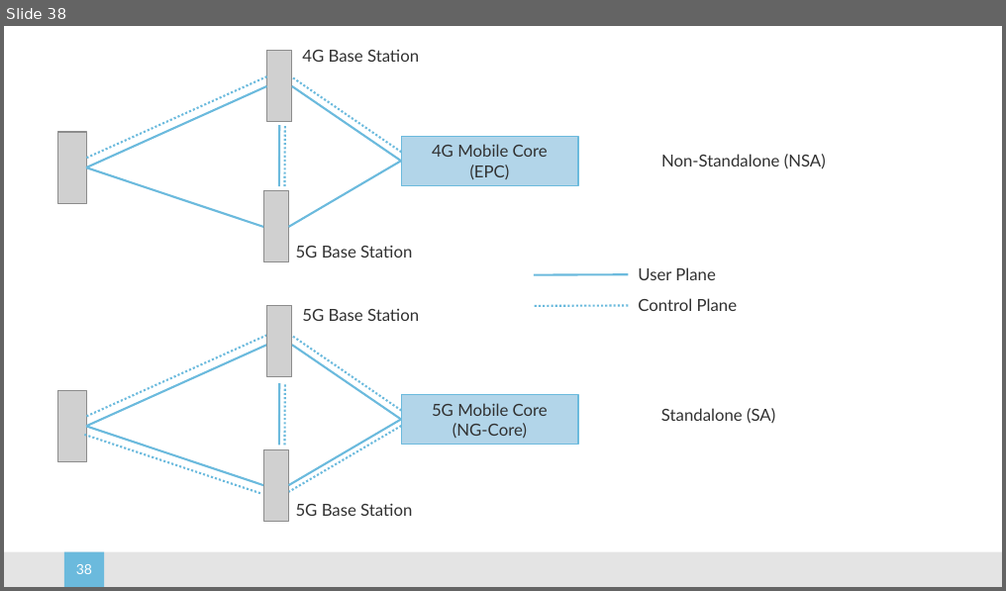
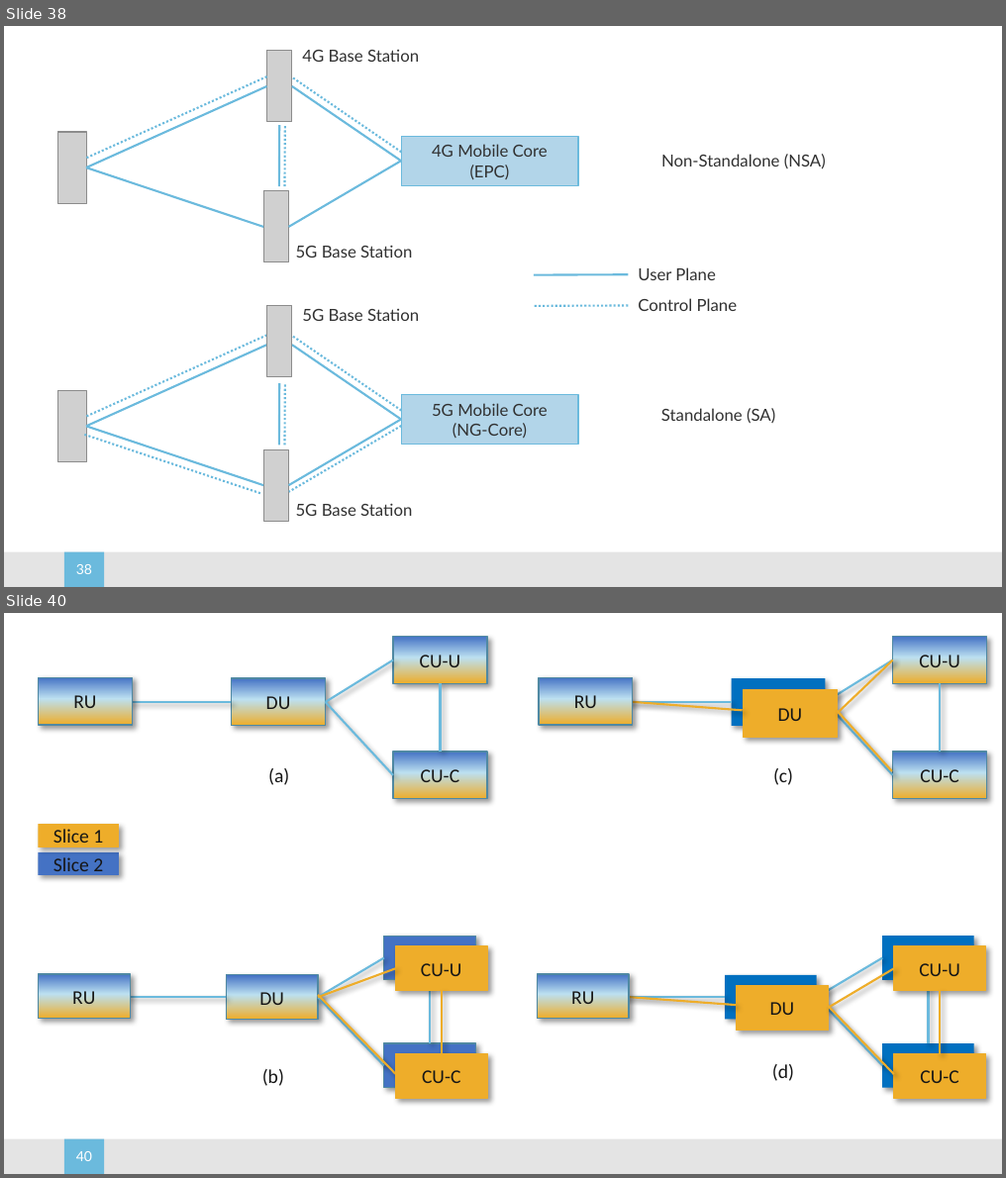
Before and after one commit to SystemsApproach/5G, a slide deck: figures.pptx. Shown one above the other, each under a label of ours: slide 38 before the commit, slides 38 and 40 after it; the slides between them are not shown. The pictures are 1006x591 and 1006x1178 pixels, drawn with LibreOffice and Linux fonts; fonts in the diff are those of the drawing; grey boxes stand for pictures; background and template pictures are left out. Boxes give left, top, right and bottom in pixels: in the first picture for what was removed or moved away, otherwise in the second. Text is boxed around its words. In the diff, an @@ line names an element or a change of style, - is before the commit and + after.

```diff
--- a/figures.pptx
+++ b/figures.pptx
@@ slide 40 added at box(4, 613, 1002, 1174), background #FFFFFF; not listed: 2 template elements that a slide beside it also shows @@
@@ group added at box(38, 636, 487, 798): 4 rectangles, 4 lines @@
+DU
+CU-C
+CU-U
+RU
@@ group added at box(539, 636, 987, 798): 7 lines, 5 rectangles @@
+DU
+CU-C
+CU-U
+DU
+RU
@@ text added at box(268, 768, 289, 785), 14 pt, text #161616 @@
+(a)
@@ text added at box(773, 768, 793, 785), 14 pt, text #161616 @@
+(c)
@@ rectangle added at box(38, 824, 119, 848), fill #EEAD2A, 14 pt, text #161616 @@
+Slice 1
@@ rectangle added at box(38, 853, 119, 875), fill #4472C4, 14 pt, text #161616 @@
+Slice 2
@@ group added at box(537, 937, 986, 1098): 8 lines, 7 rectangles @@
+DU
+CU-C
+CU-U
+DU
+CU-C
+CU-U
+RU
@@ group added at box(38, 937, 487, 1098): 7 lines, 6 rectangles @@
+DU
+CU-C
+CU-U
+RU
+CU-U
+CU-C
@@ text added at box(262, 1069, 284, 1086), 14 pt, text #161616 @@
+(b)
@@ text added at box(772, 1064, 794, 1081), 14 pt, text #161616 @@
+(d)
```
Also in this commit, not shown: 1 slide changed, 2 slides removed, 6 other files.
